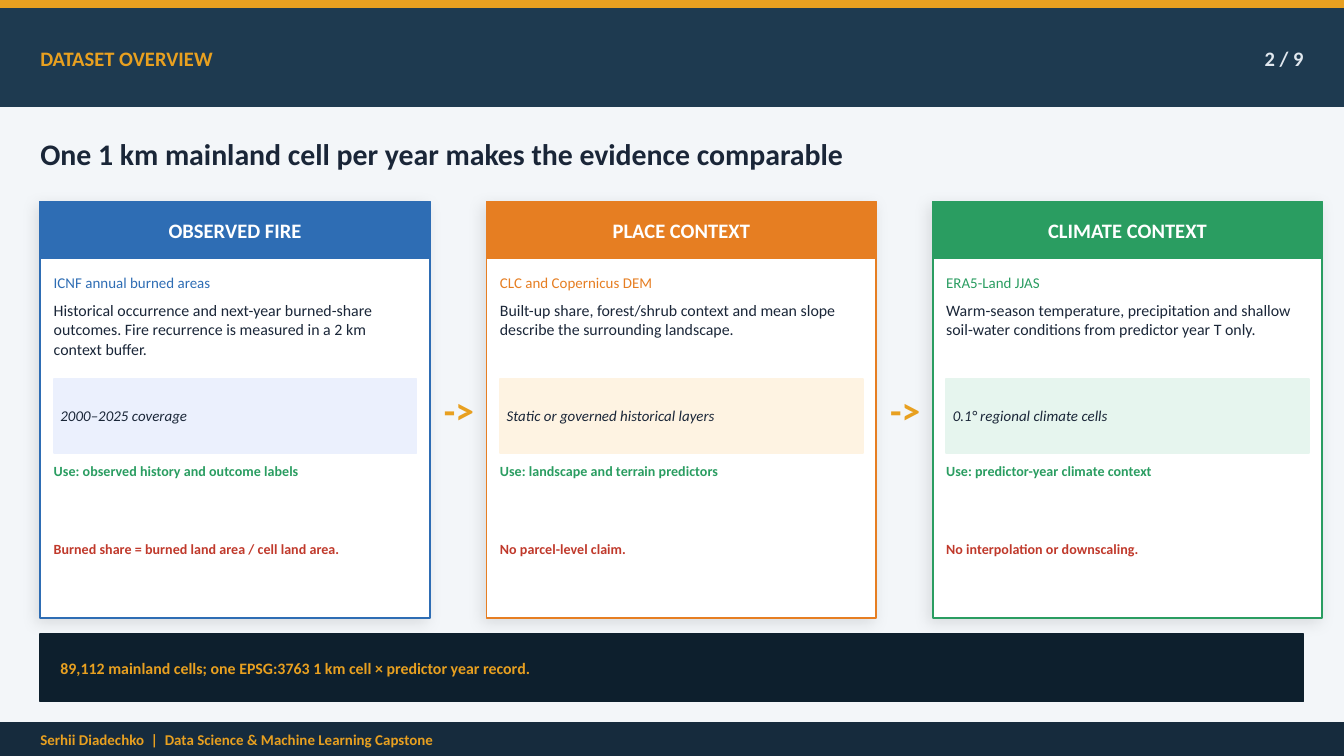
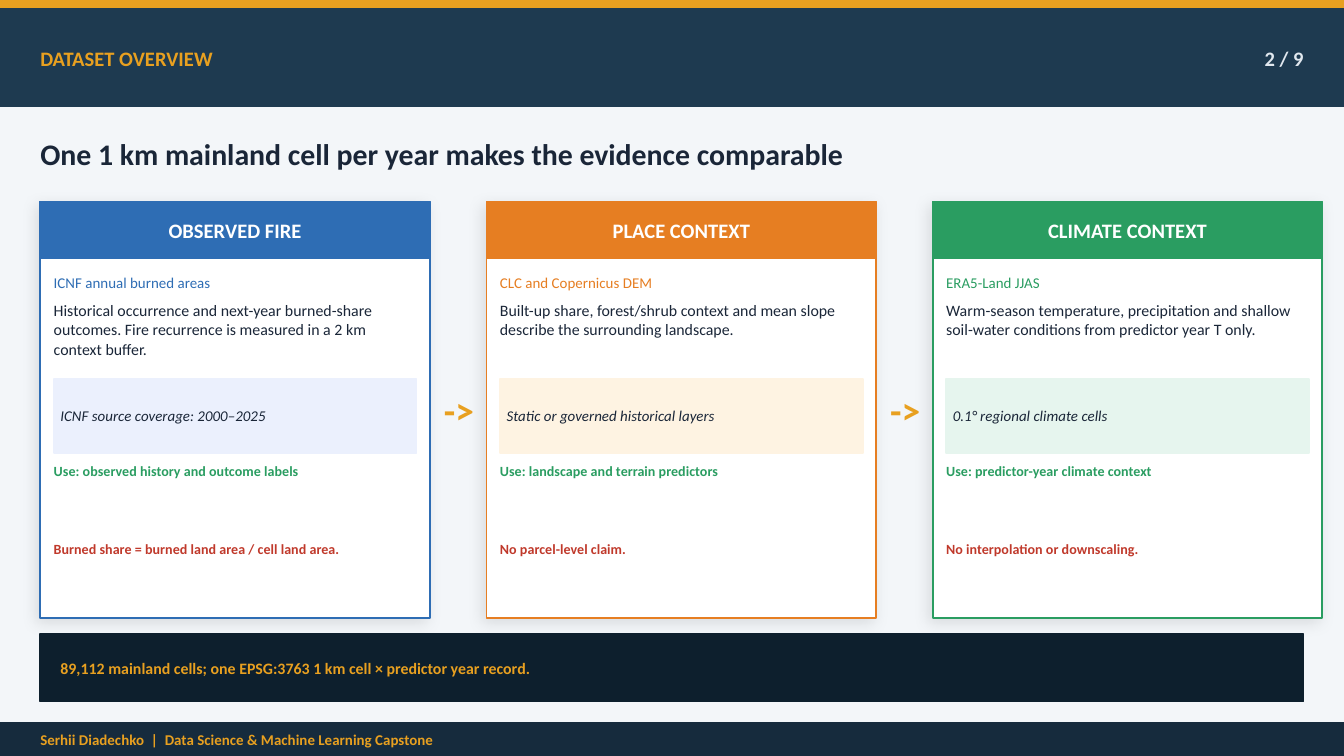
Before and after one commit to serhii-diadechko-git/wildfire_property_screening_portugal, a slide deck: slide 2 of reports/presentation/wildfire_exposure_screening_capstone_final.pptx. Drawn at 1344x756 pixels with LibreOffice and Linux fonts; fonts in the diff are those of the drawing. Boxes give left, top, right and bottom in pixels: in the first picture for what was removed or moved away, otherwise in the second. Text is boxed around its words. In the diff, an @@ line names an element or a change of style, - is before the commit and + after.

```diff
--- a/reports/presentation/wildfire_exposure_screening_capstone_final.pptx
+++ b/reports/presentation/wildfire_exposure_screening_capstone_final.pptx
@@ text at box(60, 411, 265, 424): text changed @@
-2000–2025 coverage
+ICNF source coverage: 2000–2025
```
Also in this commit, not shown: 2 other slides changed, 5 other files.
